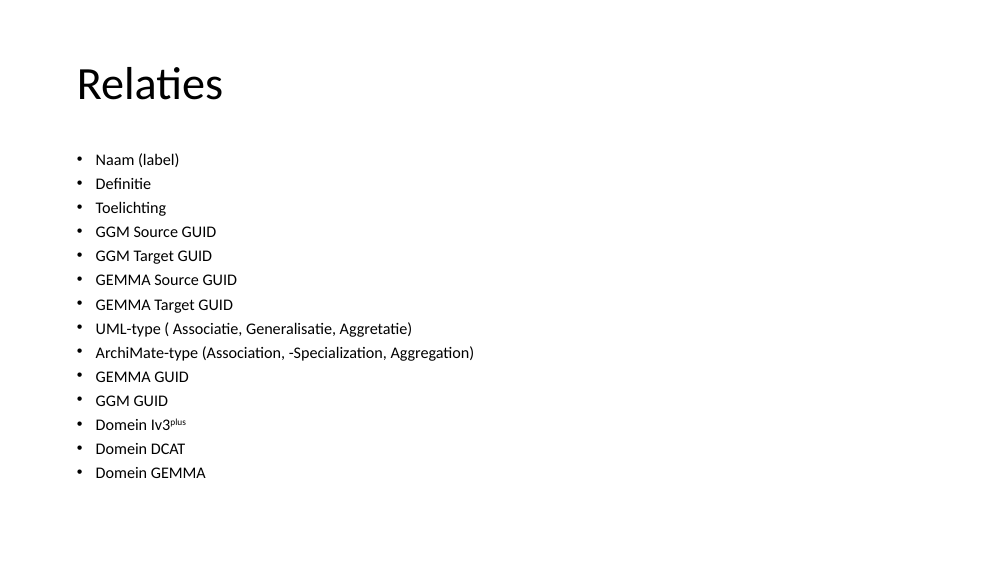
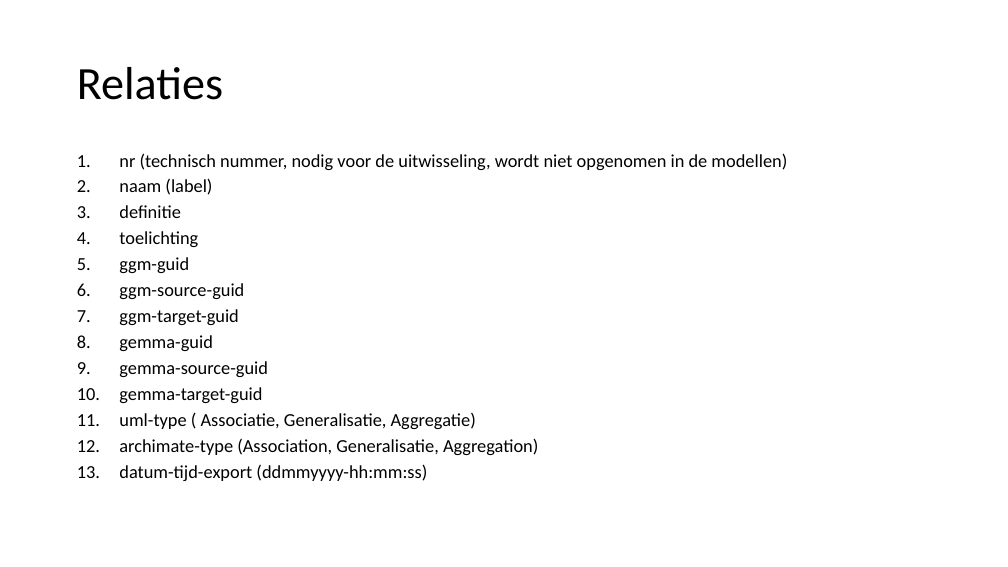
Before and after one commit to Gemeente-Delft/Gemeentelijk-Gegevensmodel, a slide deck: slide 5 of tools/docs/Uitwisseling_GGM_en_GEMMA.pptx. Drawn at 1008x567 pixels with LibreOffice and Linux fonts; fonts in the diff are those of the drawing. Boxes give left, top, right and bottom in pixels: in the first picture for what was removed or moved away, otherwise in the second. Text is boxed around its words. In the diff, an @@ line names an element or a change of style, - is before the commit and + after.

Commit message:
Test Release Uitwisseling GEMMA

```diff
--- a/tools/docs/Uitwisseling_GGM_en_GEMMA.pptx
+++ b/tools/docs/Uitwisseling_GGM_en_GEMMA.pptx
@@ text at [119,153,787,481]: text changed; size 15.4 to 17.5 pt @@
-• Naam (label)
-• Definitie
-• Toelichting
-• GGM Source GUID
-• GGM Target GUID
-• GEMMA Source GUID
-• GEMMA Target GUID
-• UML-type ( Associatie, Generalisatie, Aggretatie)
-• ArchiMate-type (Association, -Specialization, Aggregation)
-• GEMMA GUID
-• GGM GUID
-• Domein Iv3plus
-• Domein DCAT
-• Domein GEMMA
+1. nr (technisch nummer, nodig voor de uitwisseling, wordt niet opgenomen in de modellen)
+2. naam (label)
+3. definitie
+4. toelichting
+5. ggm-guid
+6. ggm-source-guid
+7. ggm-target-guid
+8. gemma-guid
+9. gemma-source-guid
+10. gemma-target-guid
+11. uml-type ( Associatie, Generalisatie, Aggregatie)
+12. archimate-type (Association, Generalisatie, Aggregation)
+13. datum-tijd-export (ddmmyyyy-hh:mm:ss)
```
Also in this commit, not shown: 2 other slides changed, 6 other files.
